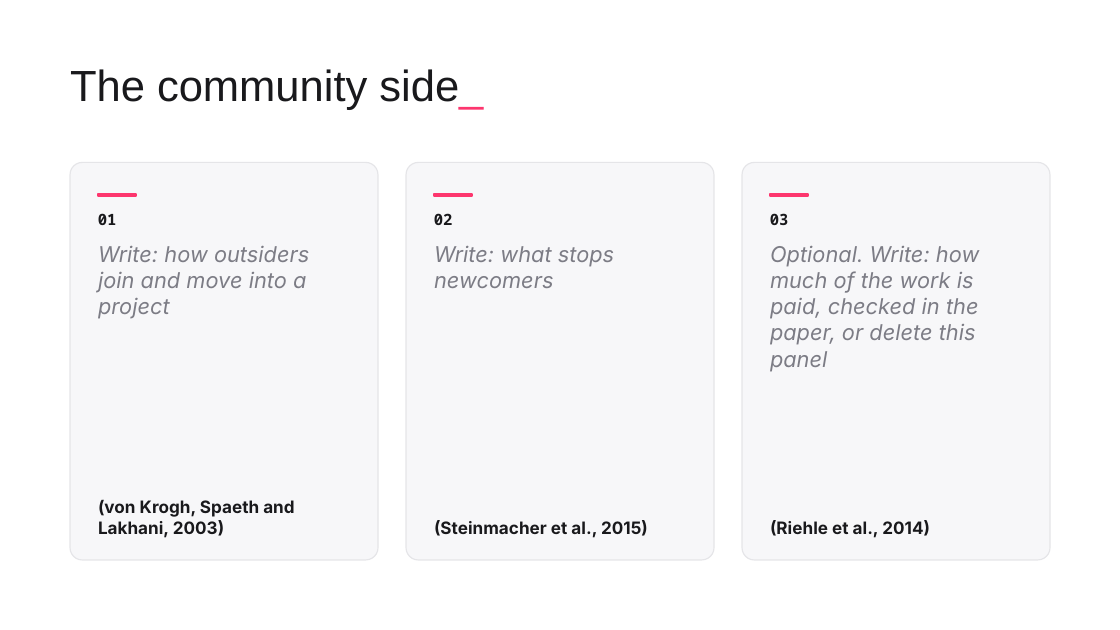
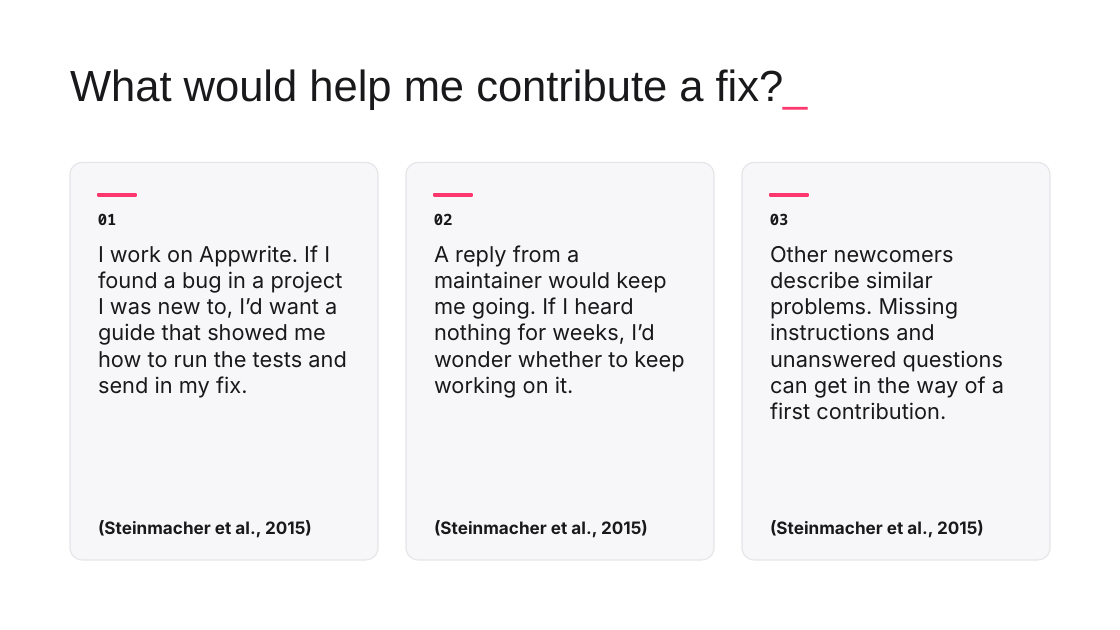
Before and after one commit to ChiragAgg5k/ul-university-notes, a slide deck: slide 4 of 2026-27/SEM1/CS5707 - SE Development Paradigms/Presentation/CS5707 Presentation - Chirag Aggarwal.pptx. Drawn at 1120x630 pixels with LibreOffice and Linux fonts; fonts in the diff are those of the drawing; background and template pictures are left out. Boxes give left, top, right and bottom in pixels: in the first picture for what was removed or moved away, otherwise in the second. Text is boxed around its words. In the diff, an @@ line names an element or a change of style, - is before the commit and + after.

```diff
--- a/2026-27/SEM1/CS5707 - SE Development Paradigms/Presentation/CS5707 Presentation - Chirag Aggarwal.pptx
+++ b/2026-27/SEM1/CS5707 - SE Development Paradigms/Presentation/CS5707 Presentation - Chirag Aggarwal.pptx
@@ title at box(70, 69, 808, 110): text changed @@
-The community side_
+What would help me contribute a fix?_
@@ text at box(98, 245, 346, 398): text changed; text colour #7C7C85 to #19191C; italic off @@
-Write: how outsiders join and move into a project
+I work on Appwrite. If I found a bug in a project I was new to, I’d want a guide that showed me how to run the tests and send in my fix.
@@ text at box(434, 245, 684, 398): text changed; text colour #7C7C85 to #19191C; italic off @@
-Write: what stops newcomers
+A reply from a maintainer would keep me going. If I heard nothing for weeks, I’d wonder whether to keep working on it.
@@ text at box(770, 246, 1004, 420): text changed; text colour #7C7C85 to #19191C; italic off @@
-Optional. Write: how much of the work is paid, checked in the paper, or delete this panel
+Other newcomers describe similar problems. Missing instructions and unanswered questions can get in the way of a first contribution.
@@ text at box(98, 520, 312, 538): text changed @@
-(von Krogh, Spaeth and Lakhani, 2003)
+(Steinmacher et al., 2015)
@@ text at box(770, 520, 984, 538): text changed @@
-(Riehle et al., 2014)
+(Steinmacher et al., 2015)
```
Also in this commit, not shown: 2 other slides changed, 2 slides added, 2 slides removed, 1 other file.
